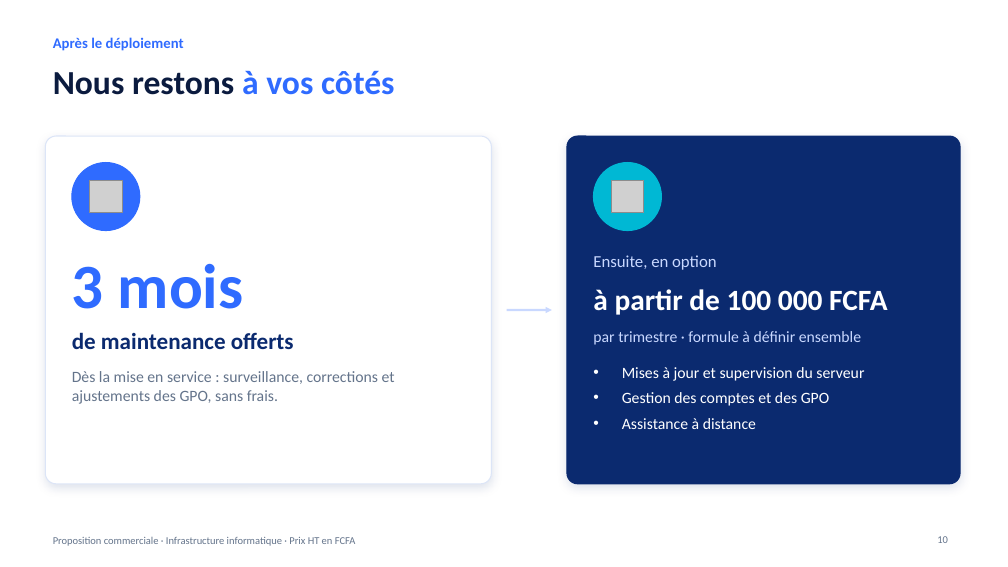
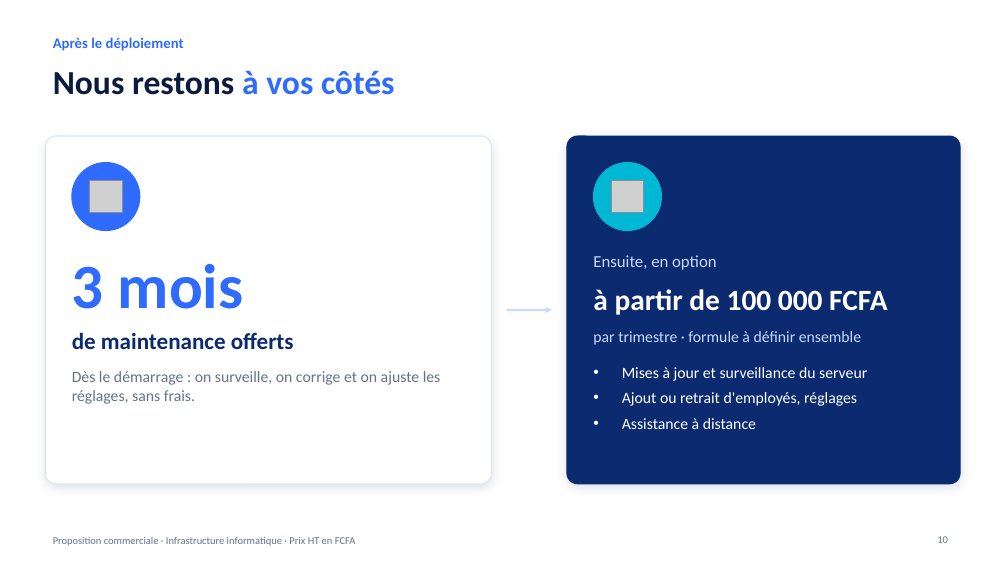
Before and after one commit to meledjearmel/others-documents, a slide deck: slide 10 of proposition-serveur/Proposition_Serveur_Proxmox_WindowsServer.pptx. Drawn at 1008x567 pixels with LibreOffice and Linux fonts; fonts in the diff are those of the drawing; grey boxes stand for pictures; background and template pictures are left out. Boxes give left, top, right and bottom in pixels: in the first picture for what was removed or moved away, otherwise in the second. Text is boxed around its words. In the diff, an @@ line names an element or a change of style, - is before the commit and + after.

```diff
--- a/proposition-serveur/Proposition_Serveur_Proxmox_WindowsServer.pptx
+++ b/proposition-serveur/Proposition_Serveur_Proxmox_WindowsServer.pptx
@@ text at [72,371,441,404]: text changed @@
-Dès la mise en service : surveillance, corrections et ajustements des GPO, sans frais.
+Dès le démarrage : on surveille, on corrige et on ajuste les réglages, sans frais.
@@ text at [622,367,867,406]: text changed @@
-• Mises à jour et supervision du serveur
-• Gestion des comptes et des GPO
+• Mises à jour et surveillance du serveur
+• Ajout ou retrait d'employés, réglages
```
Also in this commit, not shown: 12 other slides changed, 1 slide added, 1 other file.
